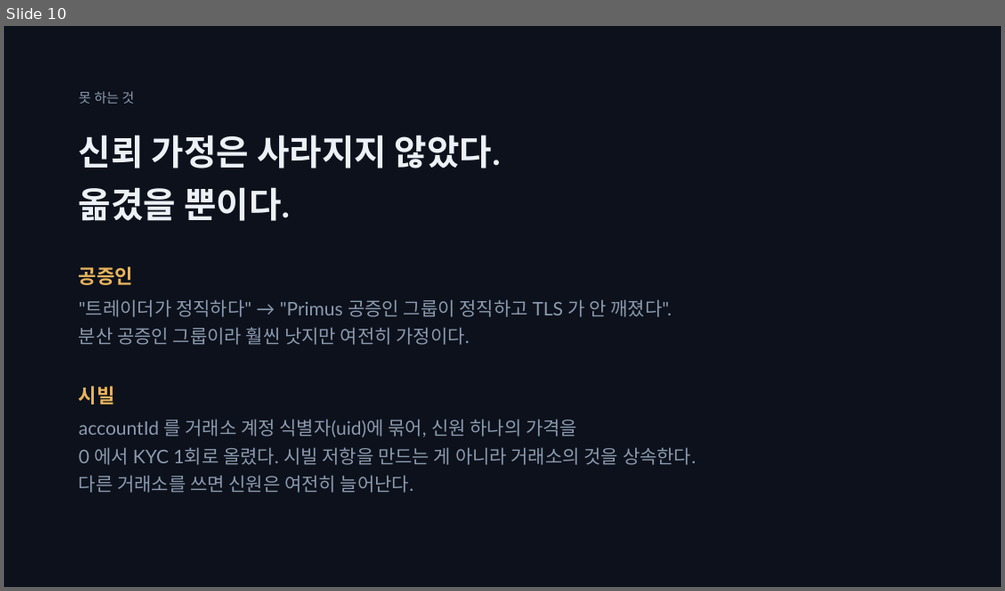
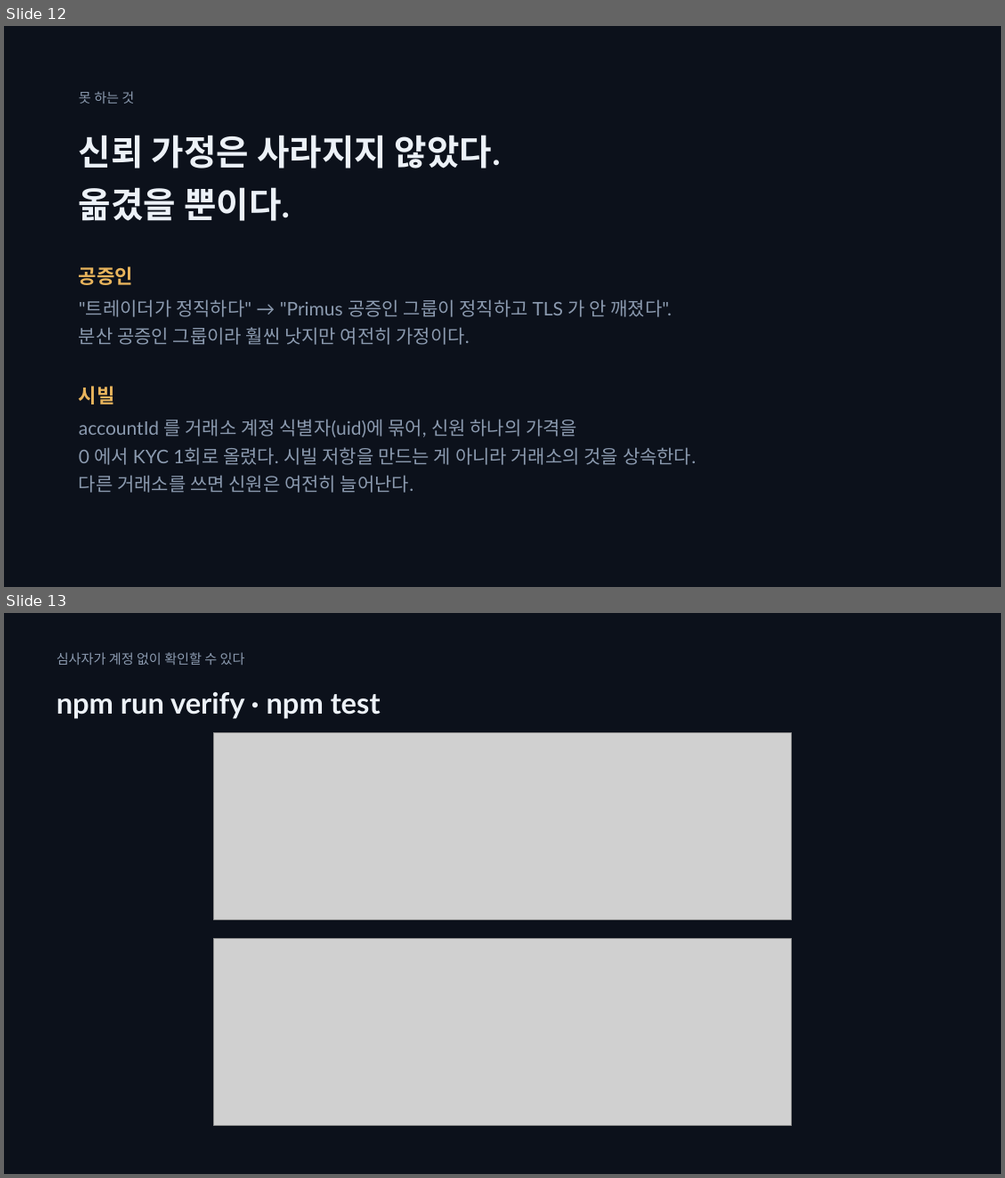
Before and after one commit to SeoDongOk/proof-of-track-record, a slide deck: deck/proof-of-track-record.pptx. Shown one above the other, each under a label of ours: slide 10 before the commit, slides 12 and 13 after it. The pictures are 1005x591 and 1005x1178 pixels, drawn with LibreOffice and Linux fonts; fonts in the diff are those of the drawing; grey boxes stand for pictures. Boxes give left, top, right and bottom in pixels: in the first picture for what was removed or moved away, otherwise in the second. Text is boxed around its words. In the diff, an @@ line names an element or a change of style, - is before the commit and + after.

```diff
--- a/deck/proof-of-track-record.pptx
+++ b/deck/proof-of-track-record.pptx
@@ slide 13 added at bbox=[4, 613, 1001, 1174], background #FFFFFF @@
@@ rectangle added at bbox=[4, 613, 1001, 1174], fill #0C111B @@
@@ text added at bbox=[57, 652, 245, 665], 13 pt, text #8B9AAF @@
+심사자가 계정 없이 확인할 수 있다
@@ text added at bbox=[57, 692, 380, 719], 28 pt, text #ECF1F7, bold @@
+npm run verify · npm test
@@ picture added at bbox=[213, 732, 792, 919] @@
@@ picture added at bbox=[213, 938, 792, 1126] @@
@@ what was slide 10 is now slide 12 @@
```
Also in this commit, not shown: 4 slides changed, 2 other slides added, 16 other files.
